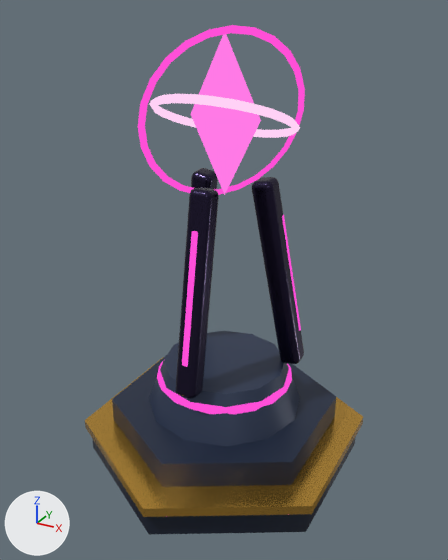
An edit to the glTF model aetherfront/assets/models/quantum_spire.glb, drawn before and after from the same camera.
One viewpoint serves both versions: a 50 mm lens placed at (0.852, -1.553, 1.412), pointed at (0.007, -0.017, 0.644). Arrows for +X, +Y and +Z are at lower left; the lights stay in place. The first picture is the older version. Where no turn or scale is listed for an object, it has been applied to the vertices.

Names of what the first picture shows: 'base_body', 'base_glow', 'base_metal', 'bob_glow', 'spin_glow', 'turret_glow', 'turret_metal'.
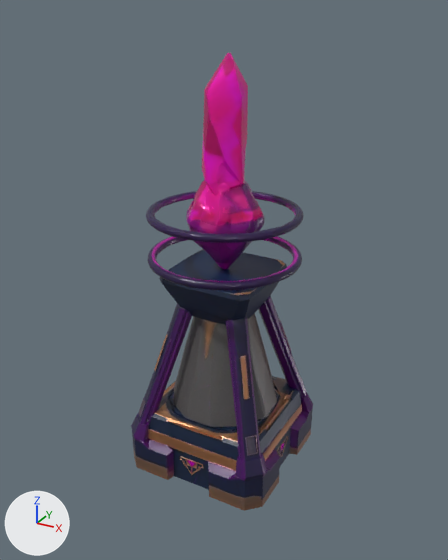
Pixel boxes [x1, y1, x2, y2] of what changed, in the pictures (448 x 560 px):
'mesh_0', added
    after: [131, 53, 313, 511]
'base_body', deleted (blue)
    before: [92, 331, 355, 535]
'base_metal', deleted (brown)
    before: [85, 357, 363, 517]
'turret_metal', deleted
    before: [175, 168, 304, 399]
'spin_glow', deleted (pink)
    before: [138, 25, 305, 195]
'bob_glow', deleted (pink)
    before: [191, 34, 261, 195]
'base_glow', deleted (mostly hidden)
    before: [157, 360, 292, 517]
'turret_glow', deleted
    before: [182, 214, 301, 367]

Diff of the bpy script that builds the scene:
```diff
--- a/aetherfront/assets/models/quantum_spire.glb.py
+++ b/aetherfront/assets/models/quantum_spire.glb.py
@@ img_image_1 @@
+img_image_1 = load_image('Image_1', '_unpacked/Image_1', 1024, 1024, 'sRGB')
@@ img_image_2 @@
+img_image_2 = load_image('Image_2', '_unpacked/Image_2', 512, 512, 'Non-Color')
@@ img_image_0 @@
+img_image_0 = load_image('Image_0', '_unpacked/Image_0', 512, 512, 'Non-Color')
@@ mat_af_meshy_quantum_spire @@
+mat_af_meshy_quantum_spire = bpy.data.materials.new('AF_Meshy_quantum_spire')
+# uses the picture img_image_0
+# uses the picture img_image_1
+# uses the picture img_image_2
@@ me_mesh_0_1 @@
+me_mesh_0_1.from_pydata(...)  # 4309 vertices, 8618 faces; spans x -0.247..0.247, y -0.247..0.247, z -0.65..0.65
+me_mesh_0_1.materials.append(mat_af_meshy_quantum_spire)
@@ ob_base_body @@
-ob_base_body = bpy.data.objects.new('base_body', me_mesh_0)
-ob_base_body.location = (0.0, 0.0, 0.0)
@@ ob_base_metal @@
-ob_base_metal = bpy.data.objects.new('base_metal', me_mesh_1)
-ob_base_metal.location = (0.0, 0.0, 0.0)
@@ ob_base_glow @@
-ob_base_glow = bpy.data.objects.new('base_glow', me_mesh_2)
-ob_base_glow.location = (0.0, 0.0, 0.0)
@@ ob_bob_glow @@
-ob_bob_glow = bpy.data.objects.new('bob_glow', me_mesh_4)
-ob_bob_glow.location = (0.0, 0.0, 1.131)
@@ ob_spin_glow @@
-ob_spin_glow = bpy.data.objects.new('spin_glow', me_mesh_5)
-ob_spin_glow.location = (0.0, 0.0, 1.13)
@@ ob_turret_metal @@
-ob_turret_metal = bpy.data.objects.new('turret_metal', me_mesh_6)
-ob_turret_metal.location = (0.0, 0.0, 0.35)
@@ ob_turret_glow @@
-ob_turret_glow = bpy.data.objects.new('turret_glow', me_mesh_7)
-ob_turret_glow.location = (0.0, 0.0, 0.35)
@@ ob_mesh_0 @@
+ob_mesh_0 = bpy.data.objects.new('mesh_0', me_mesh_0_1)
+ob_mesh_0.location = (0.0, 0.0, 0.65)
```
